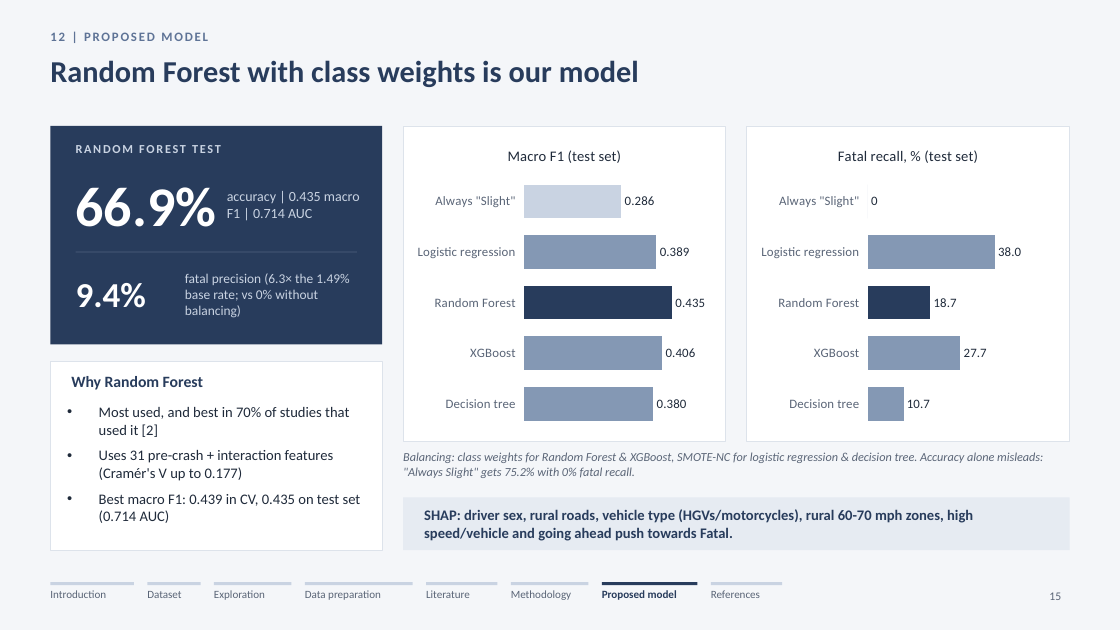
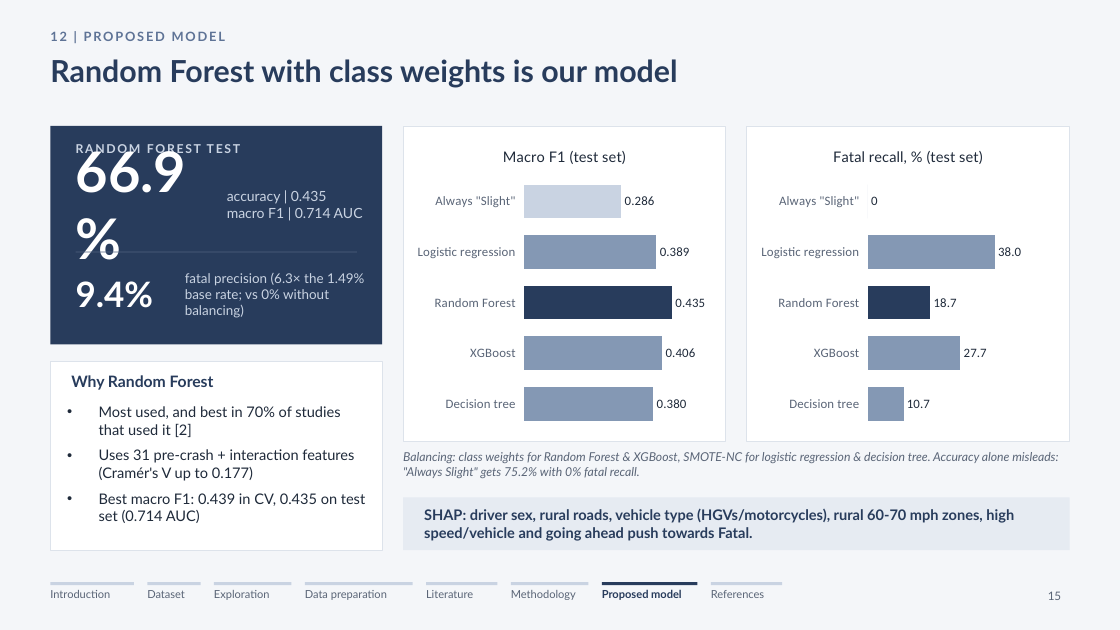
Before and after one commit to Ahmad-AlModhayan/arti205-road-accident-severity, a slide deck: slide 15 of Presentation/ARTI 205 - Group 3 - Project Presentation IAU.pptx. Drawn at 1120x630 pixels with LibreOffice and Linux fonts; fonts in the diff are those of the drawing; background and template pictures are left out. Boxes give left, top, right and bottom in pixels: in the first picture for what was removed or moved away, otherwise in the second. Text is boxed around its words. In the diff, an @@ line names an element or a change of style, - is before the commit and + after.

Commit message:
Update presentation fonts

```diff
--- a/Presentation/ARTI 205 - Group 3 - Project Presentation IAU.pptx
+++ b/Presentation/ARTI 205 - Group 3 - Project Presentation IAU.pptx
@@ bar chart at [412, 133, 718, 435] @@
@@ colours of single points changed @@
@@ bar chart at [755, 133, 1061, 435] @@
@@ data labels of Fatal recall, % (test set) changed @@
@@ colours of single points changed @@
@@ font Calibri to Lato in 20 elements at [50, 31, 225, 41], [50, 59, 678, 87], [50, 590, 110, 598], [147, 590, 185, 598], [214, 590, 270, 600], [305, 590, 387, 600], [426, 590, 473, 598], [511, 590, 576, 600], [602, 589, 682, 600], [711, 590, 764, 598], [76, 144, 241, 156], [76, 144, 187, 193], [227, 191, 363, 218], [76, 281, 154, 308], [185, 273, 364, 318], [71, 375, 214, 390], [99, 406, 365, 523], [403, 452, 1058, 478], [424, 509, 1014, 541], [1048, 591, 1061, 600] @@
```
Also in this commit, not shown: 16 other slides changed.
